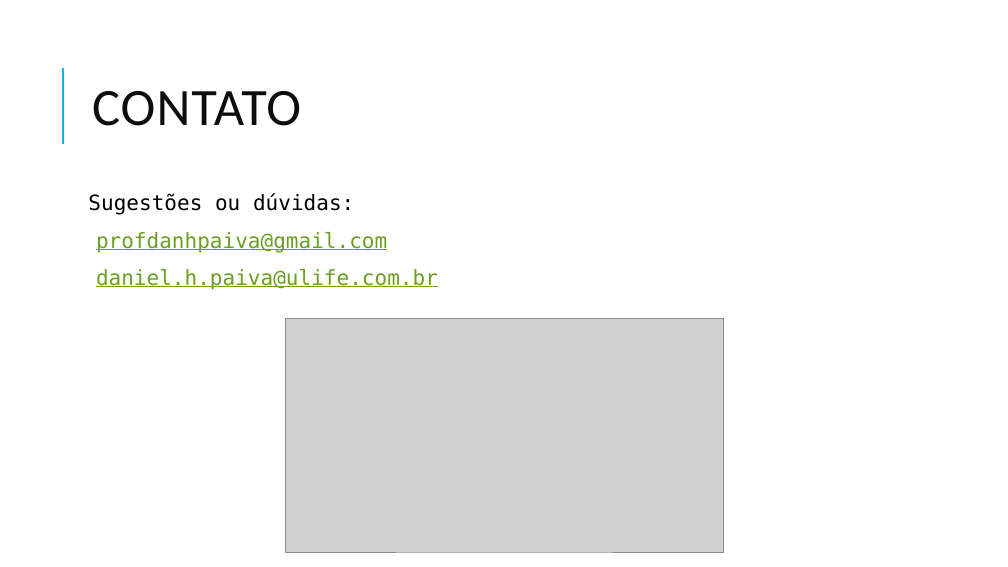
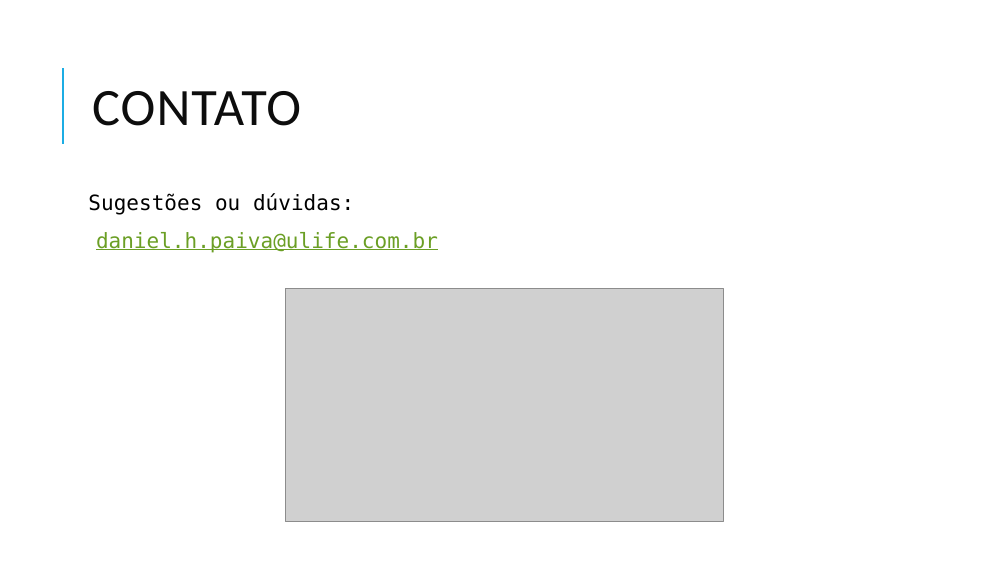
Before and after one commit to danhpaiva/una-teach-mca-202602, a slide deck: slide 30 of slide/teorica/01/01.raciocinio_logico_alg.pptx (slide 27 before the commit). Drawn at 1008x567 pixels with LibreOffice and Linux fonts; fonts in the diff are those of the drawing; grey boxes stand for pictures. Boxes give left, top, right and bottom in pixels: in the first picture for what was removed or moved away, otherwise in the second. Text is boxed around its words. In the diff, an @@ line names an element or a change of style, - is before the commit and + after.

```diff
--- a/slide/teorica/01/01.raciocinio_logico_alg.pptx
+++ b/slide/teorica/01/01.raciocinio_logico_alg.pptx
@@ text at [96,232,387,253]: paragraph removed @@
-  profdanhpaiva@gmail.com
@@ picture: place and size @@
-picture at [285,318,723,552]
+picture at [285,288,723,522]
```
Also in this commit, not shown: 3 other slides changed, 3 slides added, 1 other file.
